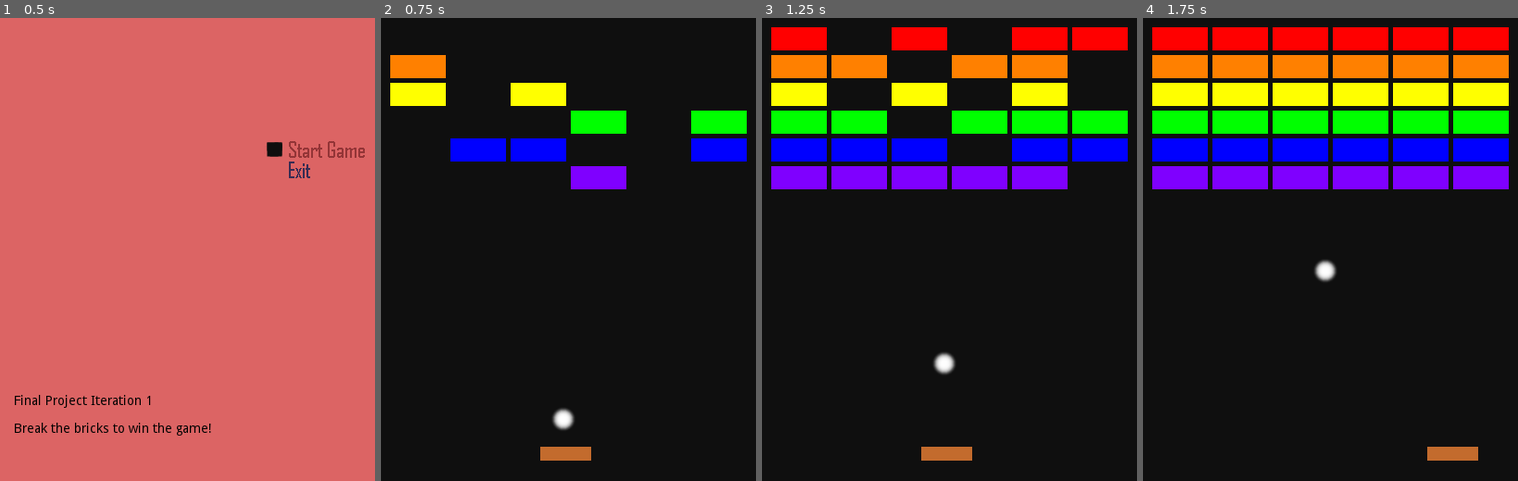
Above: before the commit, frames 1-4 (left to right).
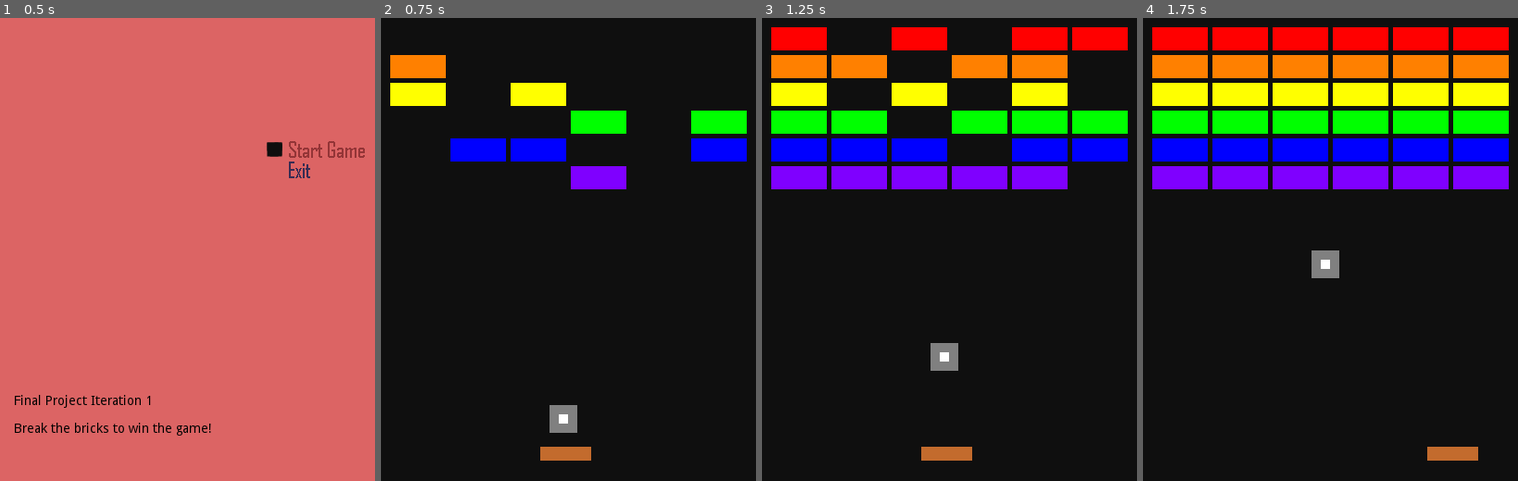
Above: after the commit, the same moments.

Repository: CodyMiner/FP-Breaker-Breaker
Game: Godot game, scene res://src/TitleScreen.tscn
The game is run twice, just before and just after one commit, with the same random seed, the same clock (stepped at 60 frames per second) and the same inputs.
Inputs (mouse positions are in pixels of both pictures, inside the frame that each line leads up to):
- Up to frame 1 (0.5 s): no input
- Up to frame 2 (0.75 s): click (696, 147) at 0.5 s
- Up to frame 3 (1.25 s): no input
- Up to frame 4 (1.75 s): tap Enter (enter) at 1.25 s; hold D (go_right) from 1.28 s (still down); hold Enter (enter) from 1.28 s (still down)

Frame 1 is identical in both runs. In frame 2, 0.4% of the frame differs, in the area x 44-53%, y 83-90%; in frame 3, 0.4%, in the area x 44-53%, y 70-77%; in frame 4, 0.4%.

Commit message:
Reshape ball into square

Diff:
--- a/project/src/Ball.tscn
+++ b/project/src/Ball.tscn
@@ -1,13 +1,14 @@
 [gd_scene load_steps=5 format=2]
 
-[ext_resource path="res://assets/ball.png" type="Texture" id=1]
+[ext_resource path="res://assets/square_ball.png" type="Texture" id=1]
 [ext_resource path="res://src/Ball.gd" type="Script" id=2]
 
 [sub_resource type="PhysicsMaterial" id=1]
 friction = 0.0
 bounce = 1.0
 
-[sub_resource type="CircleShape2D" id=2]
+[sub_resource type="RectangleShape2D" id=2]
+extents = Vector2( 15.1326, 15.1381 )
 
 [node name="Ball" type="RigidBody2D"]
 mode = 2
Binary file added: project/assets/square_ball.png
Not shown, added: project/assets/square_ball.png.import
